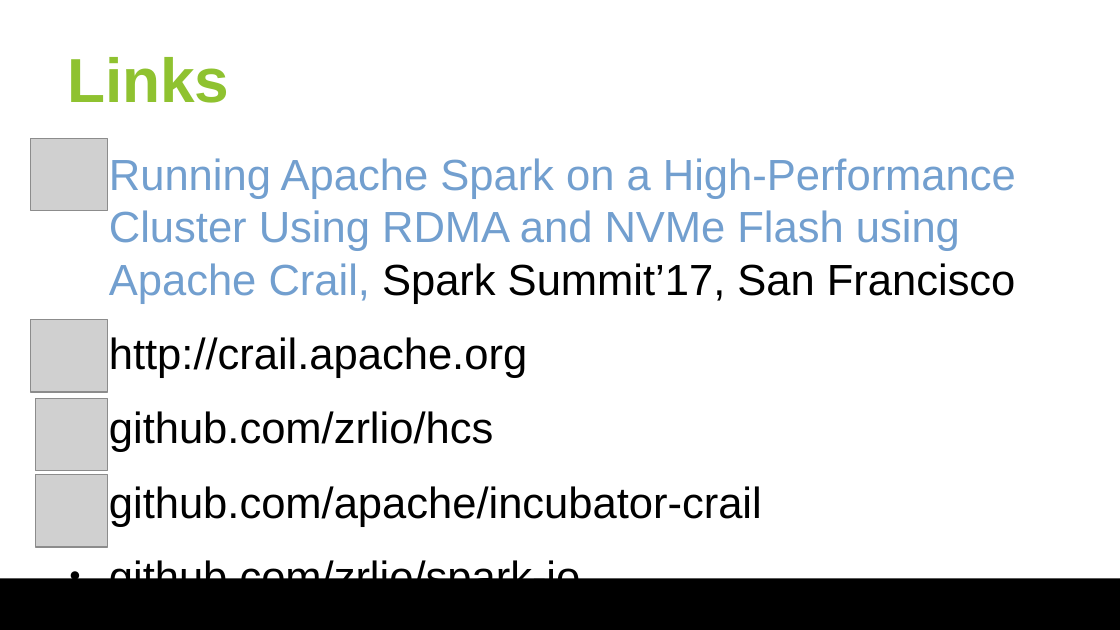
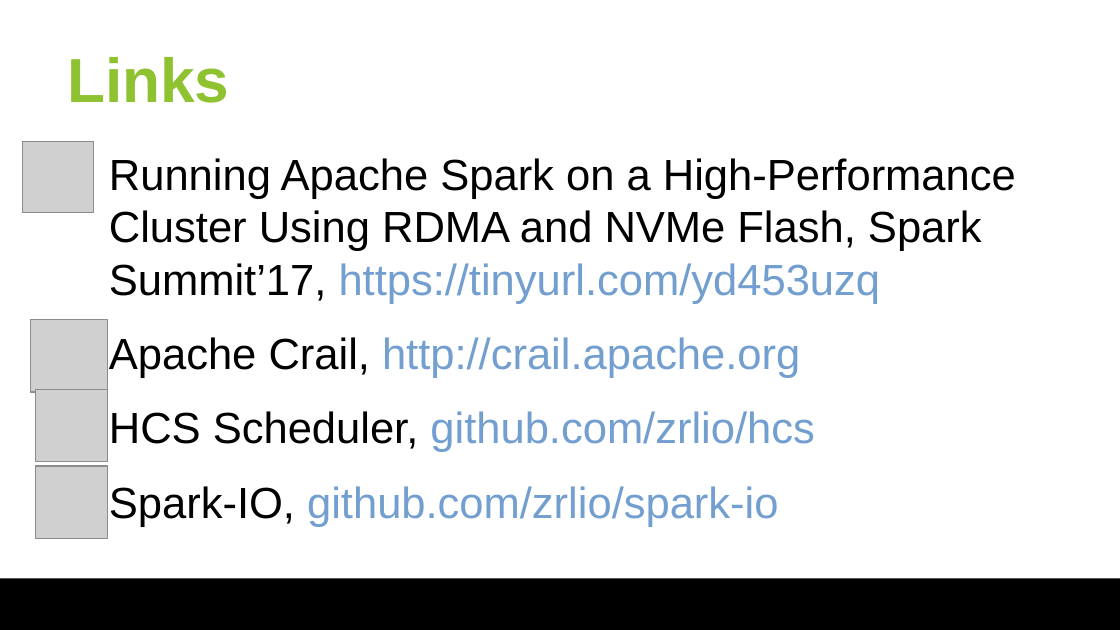
Before and after one commit to huangyibo/spark-summit-18, a slide deck: slide 44 of slides/spark-summit-18.odp (slide 45 before the commit). Drawn at 1120x630 pixels with LibreOffice and Linux fonts; fonts in the diff are those of the drawing; grey boxes stand for pictures; background and template pictures are left out. Boxes give left, top, right and bottom in pixels: in the first picture for what was removed or moved away, otherwise in the second. Text is boxed around its words. In the diff, an @@ line names an element or a change of style, - is before the commit and + after.

```diff
--- a/slides/spark-summit-18.odp
+++ b/slides/spark-summit-18.odp
@@ picture: place and size @@
-picture at <box>31,138,109,211</box>
+picture at <box>22,142,93,213</box>
@@ text at <box>109,158,1016,527</box>: text changed @@
-● Running Apache Spark on a High-Performance Cluster Using RDMA and NVMe Flash using Apache Crail, Spark Summit’17, San Francisco
-● http://crail.apache.org
-● github.com/zrlio/hcs
-● github.com/apache/incubator-crail
-● github.com/zrlio/spark-io
+● Running Apache Spark on a High-Performance Cluster Using RDMA and NVMe Flash, Spark Summit’17, https://tinyurl.com/yd453uzq
+● Apache Crail, http://crail.apache.org
+● HCS Scheduler, github.com/zrlio/hcs
+● Spark-IO, github.com/zrlio/spark-io
@@ picture: place and size @@
-picture at <box>35,398,108,470</box>
+picture at <box>35,390,108,463</box>
@@ picture: place and size @@
-picture at <box>36,475,109,548</box>
+picture at <box>36,466,109,539</box>
```
Also in this commit, not shown: 9 other slides changed, 1 slide removed, 1 other file.
